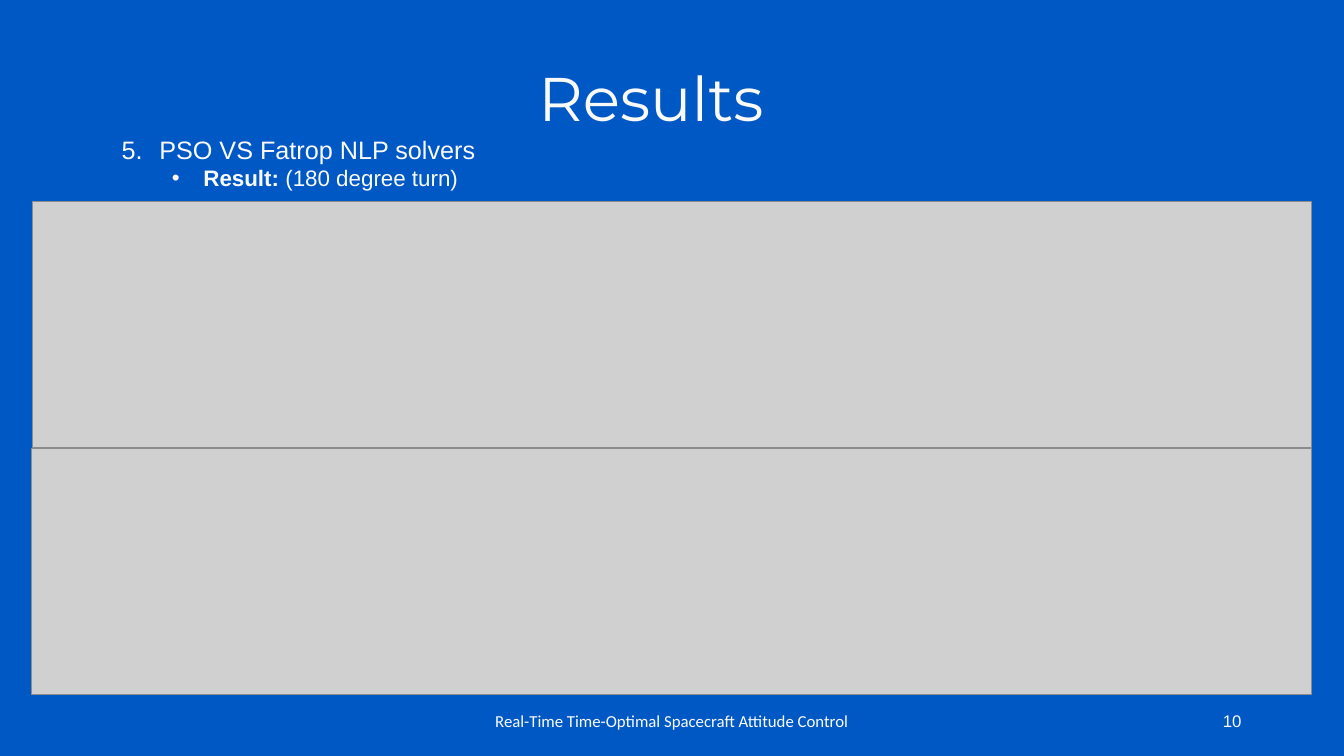
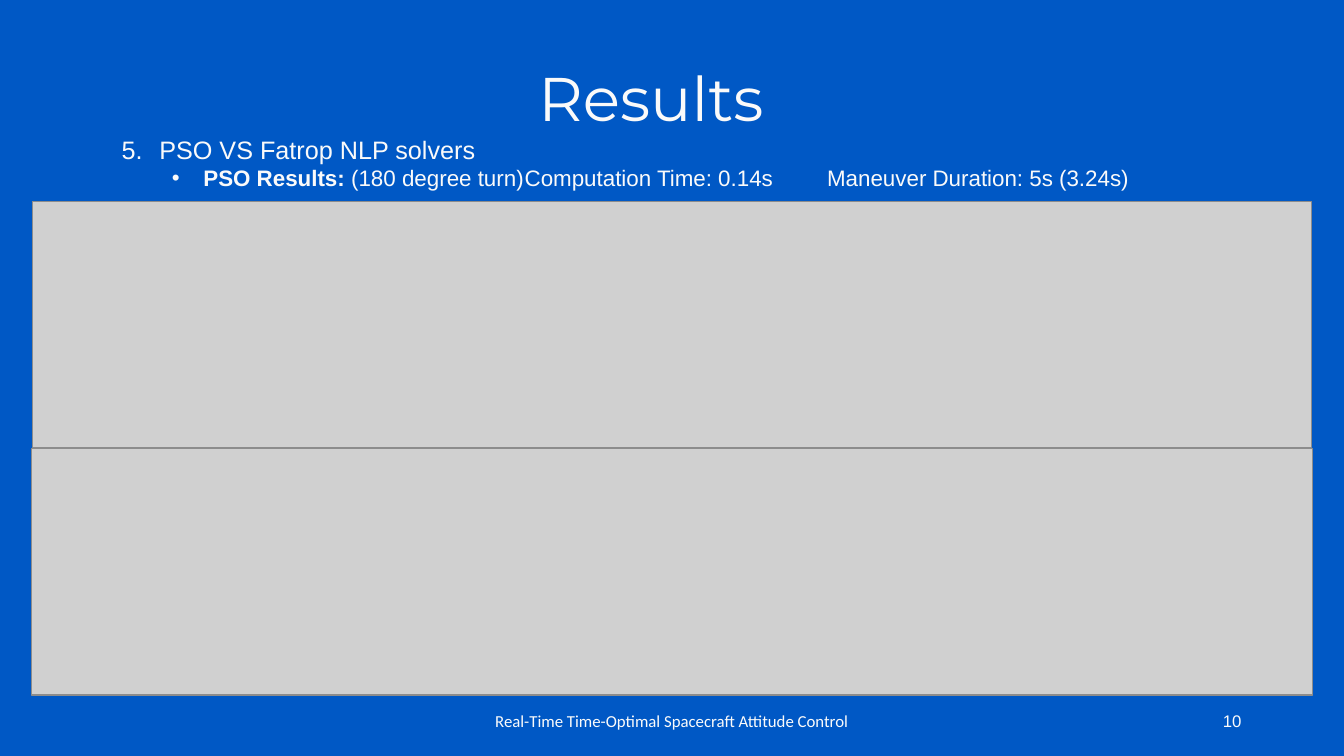
Before and after one commit to Leo8ner/TimeOptimalAttitudeControl, a slide deck: slide 10 of Presentations/Mid-Term Presentation.pptx. Drawn at 1344x756 pixels with LibreOffice and Linux fonts; fonts in the diff are those of the drawing; grey boxes stand for pictures; background and template pictures are left out. Boxes give left, top, right and bottom in pixels: in the first picture for what was removed or moved away, otherwise in the second. Text is boxed around its words. In the diff, an @@ line names an element or a change of style, - is before the commit and + after.

```diff
--- a/Presentations/Mid-Term Presentation.pptx
+++ b/Presentations/Mid-Term Presentation.pptx
@@ text at (x1=203, y1=169, x2=1129, y2=191): text changed @@
-  • Result: (180 degree turn)
+  • PSO Results: (180 degree turn) Computation Time: 0.14s Maneuver Duration: 5s (3.24s)
```
Also in this commit, not shown: 2 other slides changed.
